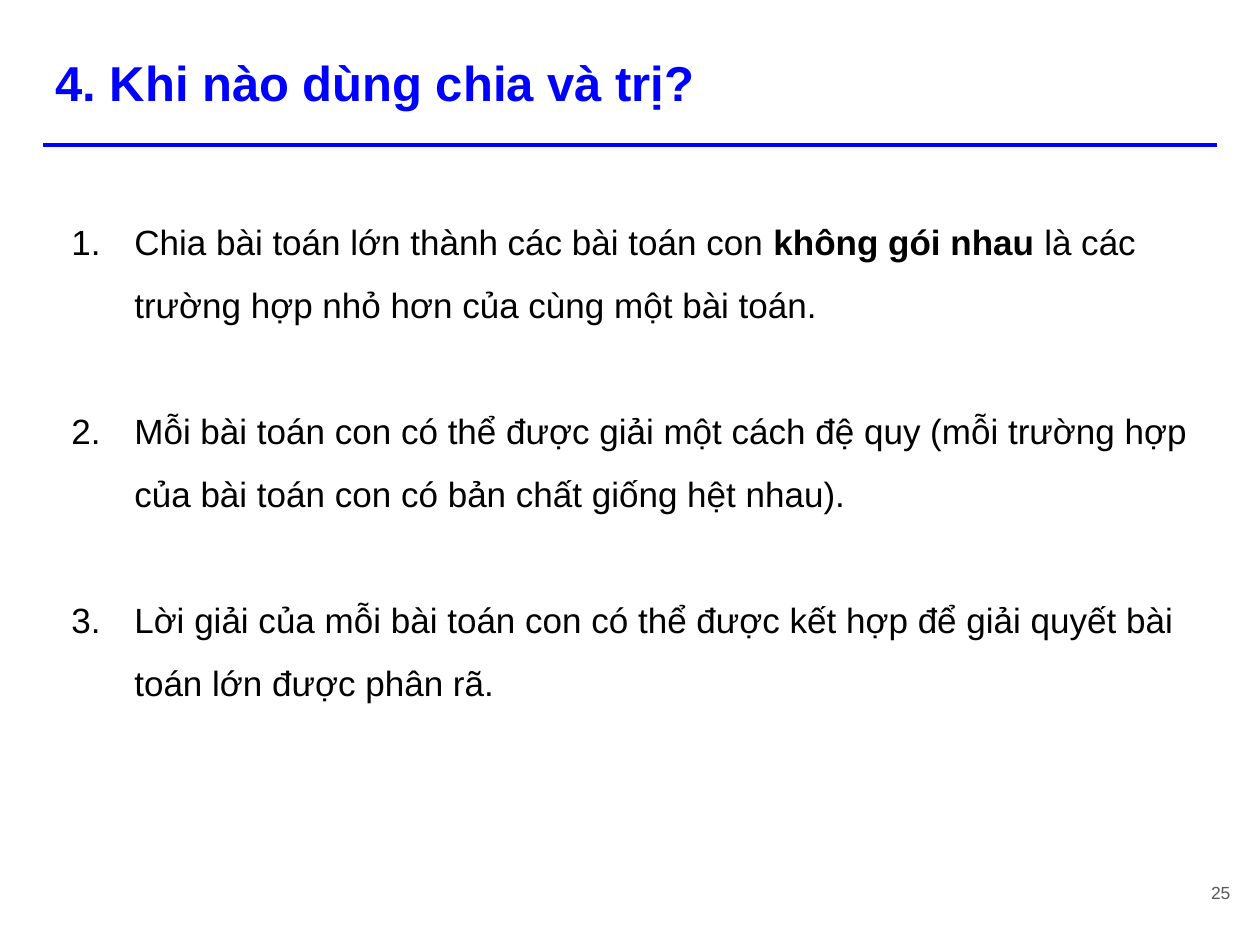
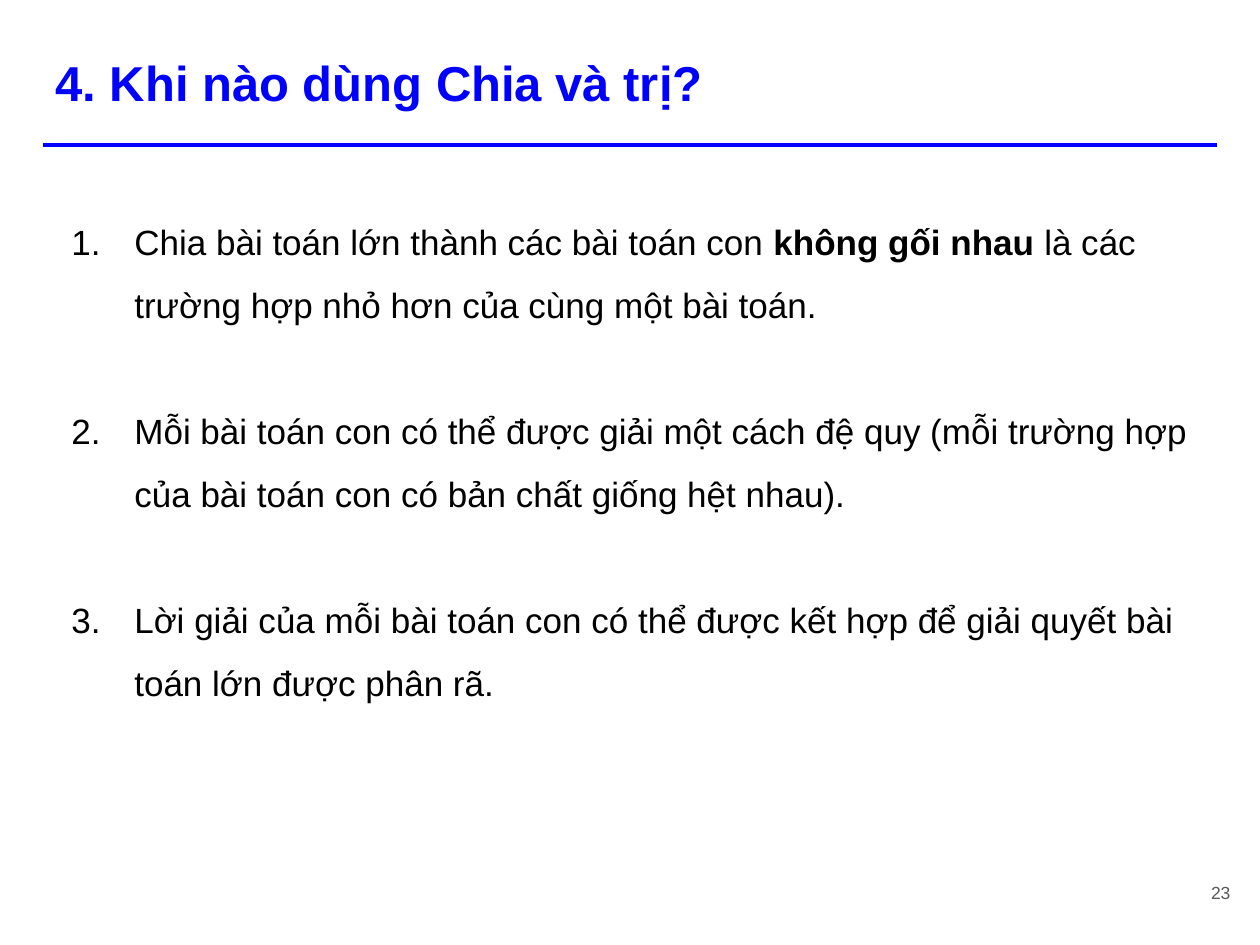
Before and after one commit to tiennvcs/CS112.L11.KHTN-DesignAnalysisAlgorithm, a slide deck: slide 23 of Seminar_DivideandConquer/[Seminar] Divide and Conquer.pptx (slide 25 before the commit). Drawn at 1260x945 pixels with LibreOffice and Linux fonts; fonts in the diff are those of the drawing. Boxes give left, top, right and bottom in pixels: in the first picture for what was removed or moved away, otherwise in the second. Text is boxed around its words. In the diff, an @@ line names an element or a change of style, - is before the commit and + after.

```diff
--- a/Seminar_DivideandConquer/[Seminar] Divide and Conquer.pptx
+++ b/Seminar_DivideandConquer/[Seminar] Divide and Conquer.pptx
@@ title at [56, 65, 703, 111]: text changed @@
-4. Khi nào dùng chia và trị?
+4. Khi nào dùng Chia và trị?
@@ text at [134, 228, 1136, 325]: text changed @@
-1. Chia bài toán lớn thành các bài toán con không gói nhau là các trường hợp nhỏ hơn của cùng một bài toán.
+1. Chia bài toán lớn thành các bài toán con không gối nhau là các trường hợp nhỏ hơn của cùng một bài toán.
@@ page number at [1211, 887, 1230, 899]: text changed @@
-25
+23
```
Also in this commit, not shown: 16 other slides changed, 1 slide added, 3 slides removed.
